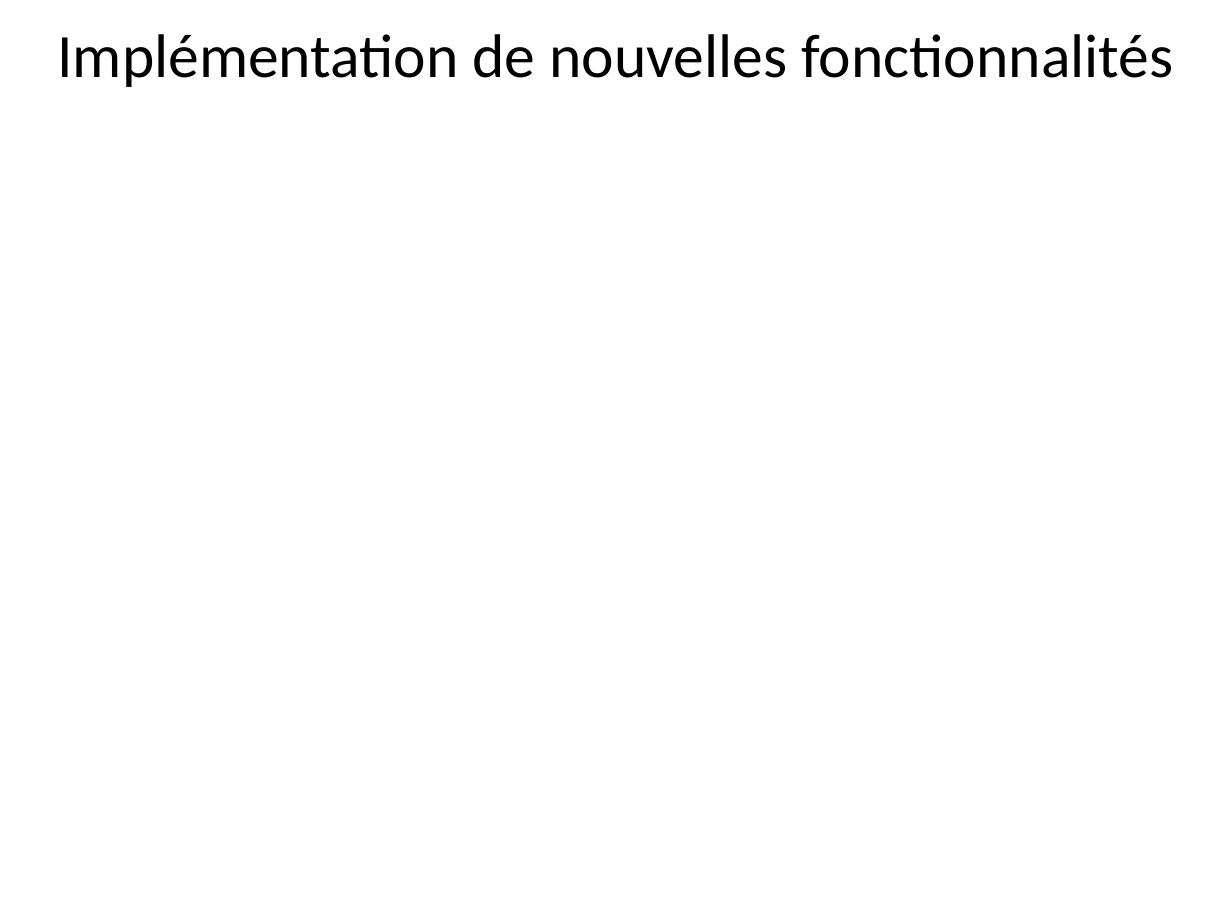
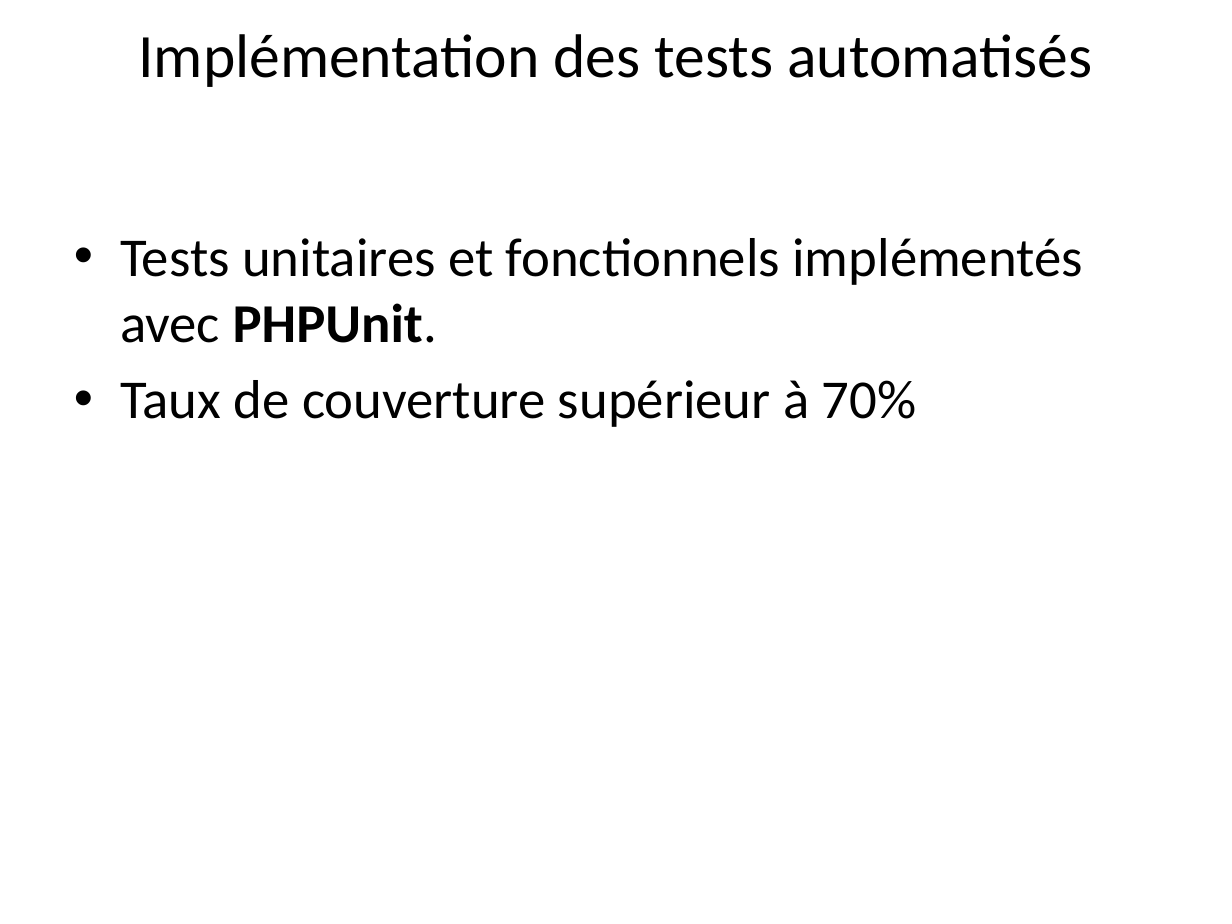
Before and after one commit to yohannzaoui/projet8_ToDo_and_Co, a slide deck: slide 4 of docs/ppt/ToDo&Co.pptx. Drawn at 1232x924 pixels with LibreOffice and Linux fonts; fonts in the diff are those of the drawing. Boxes give left, top, right and bottom in pixels: in the first picture for what was removed or moved away, otherwise in the second. Text is boxed around its words. In the diff, an @@ line names an element or a change of style, - is before the commit and + after.

```diff
--- a/docs/ppt/ToDo&Co.pptx
+++ b/docs/ppt/ToDo&Co.pptx
@@ text at (x1=139, y1=34, x2=1092, y2=87): text changed @@
-Implémentation de nouvelles fonctionnalités
+Implémentation des tests automatisés
@@ text added at (x1=120, y1=238, x2=1083, y2=427), 32 pt, text #000000 @@
+• Tests unitaires et fonctionnels implémentés avec PHPUnit.
+• Taux de couverture supérieur à 70%
```
Also in this commit, not shown: 1 other slide changed, 12 slides added, 27 slides removed, 3 other files.
